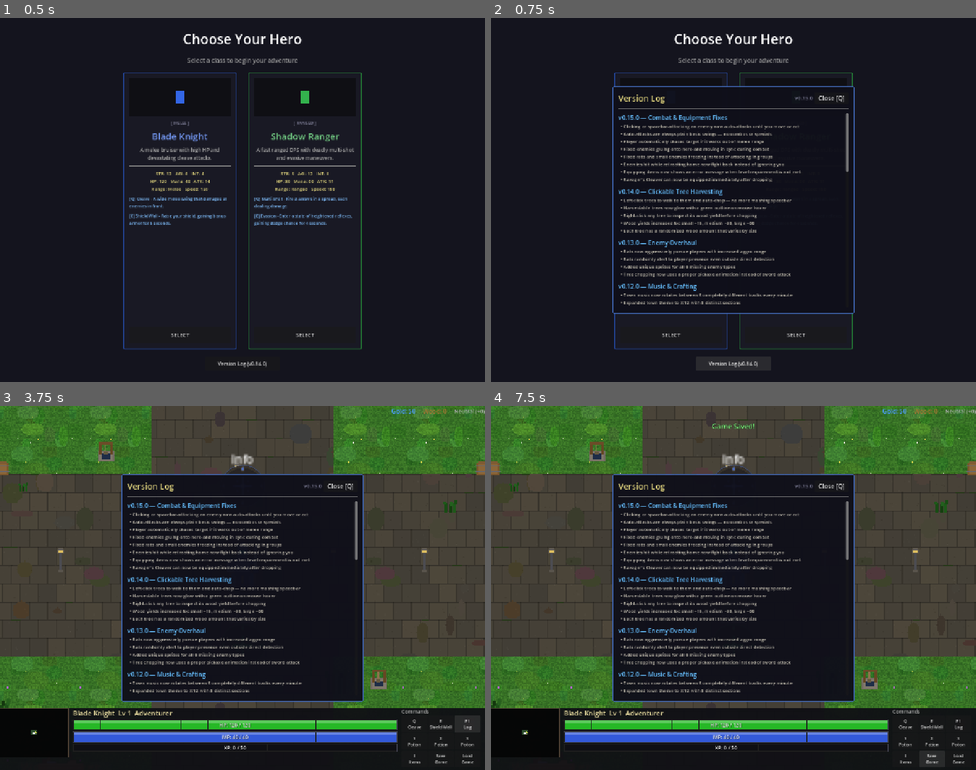
Above: before the commit, frames 1-4 (two rows, left to right).
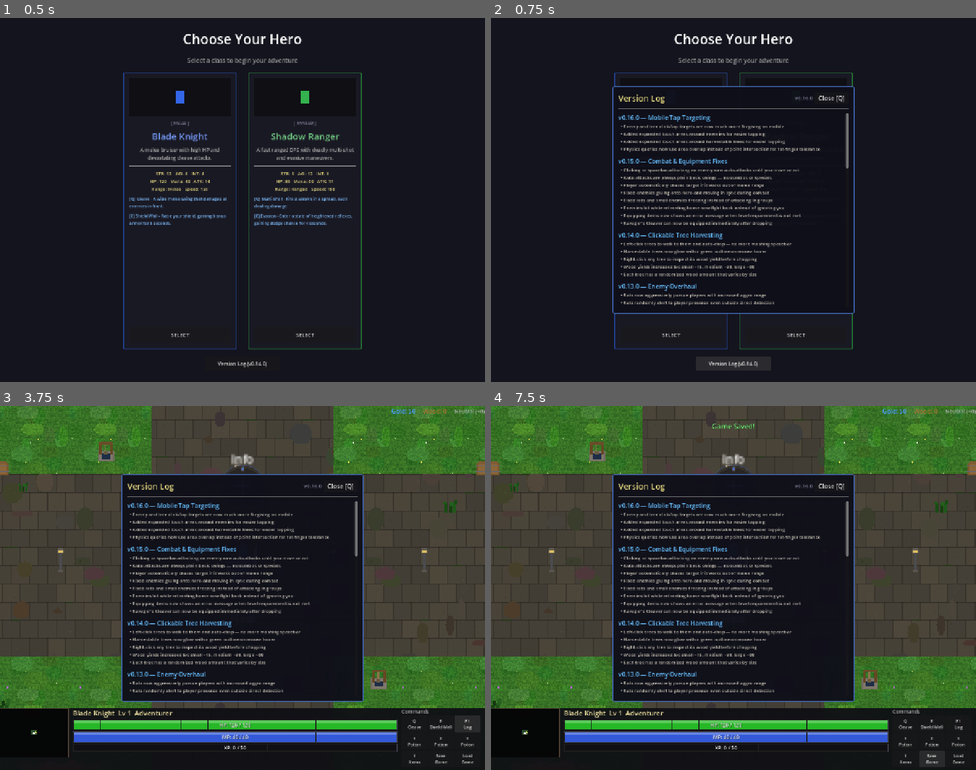
Above: after the commit, the same moments.

Repository: slxny/legends-open-rpg
Game: Godot game, scene res://scenes/main.tscn
Two runs of this game, one before a commit and one after it. Both use one fixed random seed, a clock stepped at 60 frames per second and the inputs below.
Inputs:
- Up to frame 1 (0.5 s): no input
- Up to frame 2 (0.75 s): click "Version Log (v0.14.0)" at 0.5 s
- Up to frame 3 (3.75 s): click "SELECT" at 1.25 s; click "Q Cleave" at 2 s; click "E Shield Wall" at 2.75 s; click "F1 Log" at 3.5 s
- Up to frame 4 (7.5 s): click "1 Potion" at 4.25 s; click "2 Potion" at 5 s; click "3 Potion" at 5.75 s; click "I Items" at 6.5 s; click "Save Game" at 7.25 s

Frame 1 is identical in both runs. In frame 2, 4.9% of the frame differs, in the area x 26-74%, y 21-79%; in frame 3, 4.9%; in frame 4, 4.9%.

Commit message:
Bump version to v0.16.0 and add changelog for mobile tap targeting
https://claude.ai/code/session_013NMTGvymxi2YRVqYERtJ7T

Diff:
--- a/scenes/ui/changelog_dialog.gd
+++ b/scenes/ui/changelog_dialog.gd
@@ -8,9 +8,19 @@
 
 var _is_visible: bool = false
 
-const GAME_VERSION := "v0.15.0"
+const GAME_VERSION := "v0.16.0"
 
 const CHANGELOG: Array[Dictionary] = [
+	{
+		"version": "v0.16.0",
+		"title": "Mobile Tap Targeting",
+		"entries": [
+			"Enemy and tree click/tap targets are now much more forgiving on mobile",
+			"Added expanded touch areas around enemies for easier tapping",
+			"Added expanded touch areas around harvestable trees for easier tapping",
+			"Physics queries now use area overlap instead of point intersection for fat-finger tolerance",
+		]
+	},
 	{
 		"version": "v0.15.0",
 		"title": "Combat & Equipment Fixes",
